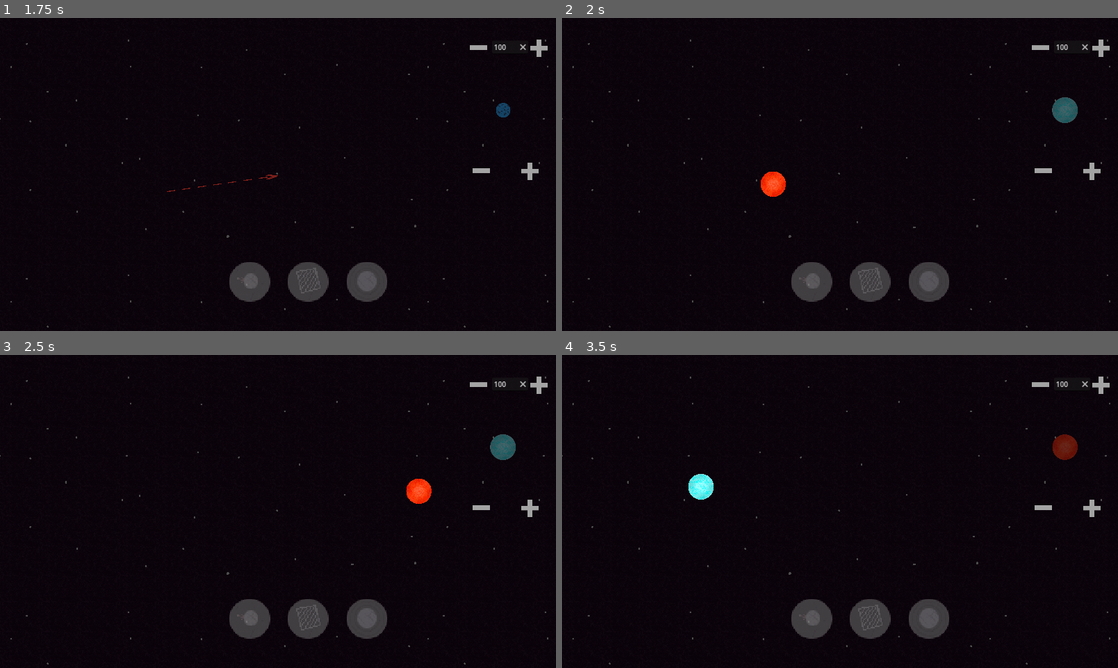
Above: before the commit, frames 1-4 (two rows, left to right).
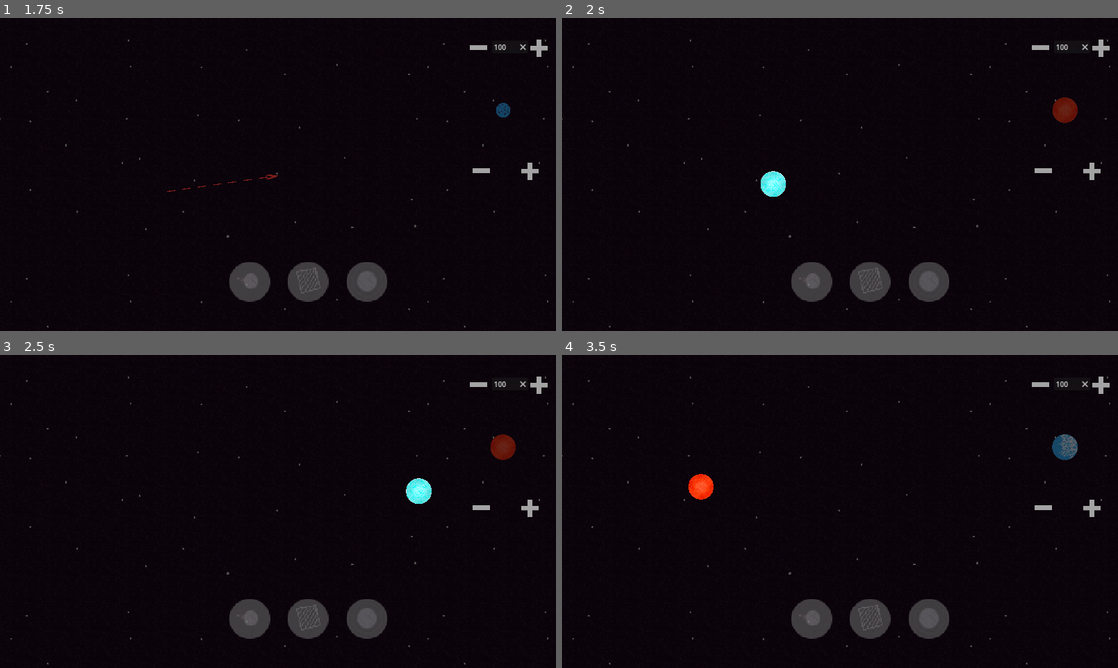
Above: after the commit, the same moments.

Repository: ArielLeiva/SimulacionGravitacional
Game: Godot game, scene res://scenes/space.tscn
Same seed, same stepped clock (60 frames per second), same inputs: the game is played once before the commit and once after it. Sound files missing from this copy of the repository are replaced by a short silence.
Inputs (mouse positions are in pixels of both pictures, inside the frame that each line leads up to):
- Up to frame 1 (1.75 s): tap Enter at 0.5 s; move the mouse to (400, 158) at 0.52 s; hold F (fast_forward) 0.53-1.25 s; hold Delete (delete) 0.53-1.25 s; click (400, 158) at 0.8 s; tap R (restart_scene) at 1.25 s; drag from (166, 190) to (278, 174) at 1.27 s
- Up to frame 2 (2 s): no input
- Up to frame 3 (2.5 s): move the mouse to (333, 442) at 2.02 s; hold F (fast_forward) from 2.03 s (still down); hold Right mouse button (r_click) from 2.03 s (still down); click (333, 442) at 2.17 s; tap Delete (delete) at 2.3 s
- Up to frame 4 (3.5 s): release F (fast_forward) at 2.75 s; release Right mouse button (r_click) at 2.75 s; drag from (812, 574) to (673, 464) at 2.77 s

Frame 1 is identical in both runs. In frame 2, 0.6% of the frame differs, in the area x 35-93%, y 25-58%; in frame 3, 0.6%, in the area x 73-93%, y 25-48%; in frame 4, 0.6%.

Commit message:
UI del boton seguir parcialmente implementada

Diff:
--- a/project.godot
+++ b/project.godot
@@ -94,7 +94,7 @@
 }
 slow_forward={
 "deadzone": 0.5,
-"events": [Object(InputEventKey,"resource_local_to_scene":false,"resource_name":"","device":-1,"window_id":0,"alt_pressed":false,"shift_pressed":false,"ctrl_pressed":false,"meta_pressed":false,"pressed":false,"keycode":0,"physical_keycode":71,"key_label":0,"unicode":103,"echo":false,"script":null)
+"events": [Object(InputEventKey,"resource_local_to_scene":false,"resource_name":"","device":-1,"window_id":0,"alt_pressed":false,"shift_pressed":false,"ctrl_pressed":false,"meta_pressed":false,"pressed":false,"keycode":0,"physical_keycode":83,"key_label":0,"unicode":115,"echo":false,"script":null)
 ]
 }
 reset_speed={
@@ -119,7 +119,7 @@
 }
 gravity={
 "deadzone": 0.5,
-"events": [Object(InputEventKey,"resource_local_to_scene":false,"resource_name":"","device":-1,"window_id":0,"alt_pressed":false,"shift_pressed":false,"ctrl_pressed":false,"meta_pressed":false,"pressed":false,"keycode":0,"physical_keycode":32,"key_label":0,"unicode":32,"echo":false,"script":null)
+"events": [Object(InputEventKey,"resource_local_to_scene":false,"resource_name":"","device":-1,"window_id":0,"alt_pressed":false,"shift_pressed":false,"ctrl_pressed":false,"meta_pressed":false,"pressed":false,"keycode":0,"physical_keycode":71,"key_label":0,"unicode":103,"echo":false,"script":null)
 ]
 }
 delete={
@@ -127,6 +127,20 @@
 "events": [Object(InputEventKey,"resource_local_to_scene":false,"resource_name":"","device":-1,"window_id":0,"alt_press …(182 unchanged characters)…
 ]
 }
+stop={
+"deadzone": 0.5,
+"events": [Object(InputEventKey,"resource_local_to_scene":false,"resource_name":"","device":-1,"window_id":0,"alt_pressed":false,"shift_pressed":false,"ctrl_pressed":false,"meta_pressed":false,"pressed":false,"keycode":0,"physical_keycode":32,"key_label":0,"unicode":32,"echo":false,"script":null)
+]
+}
+follow={
+"deadzone": 0.5,
+"events": [Object(InputEventKey,"resource_local_to_scene":false,"resource_name":"","device":-1,"window_id":0,"alt_pressed":false,"shift_pressed":false,"ctrl_pressed":false,"meta_pressed":false,"pressed":false,"keycode":0,"physical_keycode":67,"key_label":0,"unicode":99,"echo":false,"script":null)
+]
+}
+
+[input_devices]
+
+pointing/emulate_touch_from_mouse=true
 
 [rendering]
 
--- a/scenes/UI.tscn
+++ b/scenes/UI.tscn
@@ -9,17 +9,18 @@
 [ext_resource type="Texture2D" uid="uid://dwx0226m8ncew" path="res://assets/spawn_balls.png" id="8_obem2"]
 [ext_resource type="Texture2D" uid="uid://d2uwfe7q1h5m1" path="res://assets/gravity_button.png" id="8_vjo4c"]
 [ext_resource type="Texture2D" uid="uid://dmggqbt6qeg1l" path="res://assets/gravity_button_pressed.png" id="9_mmsnj"]
+[ext_resource type="Texture2D" uid="uid://bhln8cgnp6rn2" path="res://assets/follow_button.png" id="10_lkc1g"]
 
 [node name="UI" type="CanvasLayer" groups=["UI"]]
 script = ExtResource("1_e3c31")
 
-[node name="mass_vol_rect" type="ReferenceRect" parent="."]
+[node name="modes_rect" type="ReferenceRect" parent="."]
 offset_left = 520.0
 offset_top = 555.0
-offset_right = 900.0
-offset_bottom = 662.0
+offset_right = 1043.0
+offset_bottom = 664.0
 
-[node name="modes_rect" type="ReferenceRect" parent="."]
+[node name="mass_vol_rect" type="ReferenceRect" parent="."]
 offset_left = 1070.0
 offset_top = 32.0
 offset_right = 1272.0
@@ -109,4 +110,13 @@
 texture_pressed = ExtResource("9_mmsnj")
 action = "gravity"
 
+[node name="follow" type="TouchScreenButton" parent="VBoxContainer/CanvasGroup"]
+visible = false
+modulate = Color(1, 1, 1, 0.501961)
+texture_filter = 1
+position = Vector2(108.5, -23)
+scale = Vector2(1.275, 1.35)
+texture_normal = ExtResource("10_lkc1g")
+action = "follow"
+
 [connection signal="text_submitted" from="VBoxContainer/mass_counter" to="." method="_on_line_edit_text_submitted"]
--- a/scenes/space.tscn
+++ b/scenes/space.tscn
@@ -13,7 +13,7 @@
 
 [node name="container" parent="." instance=ExtResource("1_fgcaj")]
 
-[node name="CanvasLayer" parent="." instance=ExtResource("2_leqvt")]
+[node name="UI" parent="." instance=ExtResource("2_leqvt")]
 
 [node name="Camera" type="Camera2D" parent="." groups=["camera"]]
 zoom = Vector2(0.5, 0.5)
@@ -38,3 +38,6 @@
 [connection signal="mode_updated" from="stage" to="selection" method="_on_stage_mode_updated"]
 [connection signal="mode_updated" from="stage" to="spawn" method="_on_stage_mode_updated"]
 [connection signal="finished" from="Music" to="Music" method="_on_finished"]
+[connection signal="body_exited" from="selection" to="selection" method="_on_body_exited"]
+[connection signal="selection_clean" from="selection" to="UI" method="_on_selection_selection_clean"]
+[connection signal="selection_released" from="selection" to="UI" method="_on_selection_selection_released"]
--- a/scripts/balls.gd
+++ b/scripts/balls.gd
@@ -2,6 +2,7 @@
 
 @onready var col = $CollisionShape2D
 @onready var sprite = $Sprite2D
+@export var force_cap = 100000
 var camera = Camera2D
 
 var proportion = 1
@@ -20,13 +21,14 @@
 	glob.set_random_sprite()
 	camera = get_tree().get_first_node_in_group("camera")
 
-
-
 func _unhandled_input(event):
-	#TODO: Support mobile ball deleting
 	if event.is_pressed() and ((event is InputEventMouseButton and event.is_action("r_click"))):
 		if is_inside_ball(camera.camera_to_global(event.position)):
 			queue_free()
+
+		var ui = get_tree().get_first_node_in_group("UI")
+		if ui:
+			ui.update_ui()
 
 func _physics_process(delta):
 	if glob.attract:
@@ -35,4 +37,4 @@
 			rsqr = x.position.distance_squared_to(position)
 			if rsqr != 0 :
 				#x.apply_central_impulse(1000 * mass * x.position.direction_to(position) / rsqr)
-				x.apply_force(x.position.direction_to(position)*((clamp(100000 * delta * mass * rsqr, 0, 9000))))
+				x.apply_force(x.position.direction_to(position)*((clamp(100000 * delta * mass * rsqr, 0, force_cap))))
--- a/scripts/screen.gd
+++ b/scripts/screen.gd
@@ -3,6 +3,7 @@
 @onready var mass_counter = $VBoxContainer/mass_counter
 @onready var modes_rect = $modes_rect
 @onready var mass_vol_rect = $mass_vol_rect
+@onready var follow_button = $VBoxContainer/CanvasGroup/follow
 
 # Called when the node enters the scene tree for the first time.
 func _ready():
@@ -13,9 +14,18 @@
 
 func _on_line_edit_text_submitted(new_text):
 	if int(new_text) != 0:
-		glob.new_mass = int(new_text)
+		glob.new_mass = clamp(int(new_text), glob.min_mass, glob.max_mass)
 	else:
 		glob.new_mass = glob.min_mass
 	mass_counter.text = str(glob.new_mass)
 	mass_counter.visible = false
 	mass_counter.visible = true
+
+func update_ui():
+	follow_button.visible = !get_tree().get_nodes_in_group("selected").is_empty()
+
+func _on_selection_selection_released():
+	follow_button.visible = true
+
+func _on_selection_selection_clean():
+	follow_button.visible = false
--- a/scripts/selection.gd
+++ b/scripts/selection.gd
@@ -1,4 +1,7 @@
 extends Area2D
+
+signal selection_released
+signal selection_clean
 
 @onready var area = $area
 @onready var sprite = $area/sprite
@@ -6,13 +9,16 @@
 var camera = null
 @export var enabled = true
 
+func deactivate():
+	visible = false
+	set_process(false)
+	set_physics_process(false)
+
 # Called when the node enters the scene tree for the first time.
 func _ready():
-	visible = false
 	enabled = false
 	camera = get_tree().get_first_node_in_group("camera")
-	set_process(false)
-	set_physics_process(false)
+	deactivate()
 
 func _input(event):
 	if enabled and event.is_action_pressed("l_click"):
@@ -24,11 +30,16 @@
 		set_process(true)
 		set_physics_process(true)
 	elif event.is_action_pressed("delete"):
-		for ball in get_tree().get_nodes_in_group("selected"):
-			ball.queue_free()
+		for body in get_tree().get_nodes_in_group("selected"):
+			if body.is_in_group("balls"):
+				body.queue_free()
+
+		selection_clean.emit()
 
 # Called every frame. 'delta' is the elapsed time since the previous frame.
 func _process(_delta):
+	if Input.is_action_pressed("r_click"):
+		deactivate()
 	if Input.is_action_pressed("l_click"):
 		var moved = clicked_pos - get_viewport().get_mouse_position()
 		if camera:
@@ -37,14 +48,21 @@
 		sprite.scale = area.shape.size/120
 		area.position = clicked_pos - moved/2
 	elif Input.is_action_just_released("l_click"):
-		visible = false
-		set_process(false)
-		set_physics_process(false)
+		if get_tree().get_nodes_in_group("selected"):
+			selection_released.emit()
+		deactivate()
 
 func _on_body_entered(body):
 	if enabled:
 		body.add_to_group("selected")
+		body.modulate = Color(0,0.4,0.4)
 
+func _on_body_exited(body):
+	# TODO: Build a better unselection
+	#if body.is_in_group("selected"):
+		#body.remove_from_group("selected")
+		#body.modulate = Color(1,1,1)
+	pass
 
 func _on_stage_mode_updated():
 	enabled = glob.mode == glob.states.SELECT_MODE
--- a/scripts/spawn.gd
+++ b/scripts/spawn.gd
@@ -60,6 +60,5 @@
 			# Hide arrow and stop processing
 			deactivate()
 
-
 func _on_stage_mode_updated():
 	enabled = glob.mode == glob.states.SPAWN_MODE
--- a/scripts/stage.gd
+++ b/scripts/stage.gd
@@ -32,6 +32,7 @@
 	elif event.is_action_pressed("reset_speed"):
 		Engine.time_scale = 1
 	elif event.is_action_pressed("restart_scene"):
+		glob.default()
 		get_tree().reload_current_scene()
 
 	var i = 0
--- a/scripts/vars.gd
+++ b/scripts/vars.gd
@@ -2,7 +2,7 @@
 
 var attract: bool = false
 var new_mass: float = 100
-@export var max_mass: float = 2**25
+@export var max_mass: float = 2**20
 @export var min_mass: float = 100
 
 var new_vol: float = 1
@@ -50,7 +50,7 @@
 	else:
 		print("No sprite found")
 
-func _ready():
+func default():
 	new_mass = 100
 	new_vol = 1
 	# Loading prites that will be used to create balls
@@ -59,3 +59,6 @@
 	set_random_sprite()
 	# Setting initial mode
 	glob.mode = states.SPAWN_MODE
+
+func _ready():
+	default()
Binary file added: assets/follow_button.png
Not shown, added: assets/follow_button.png.import
Not shown: 1 places in scenes/UI.tscn that only renumber resources
Not shown, added: assets/follow_button.xcf
